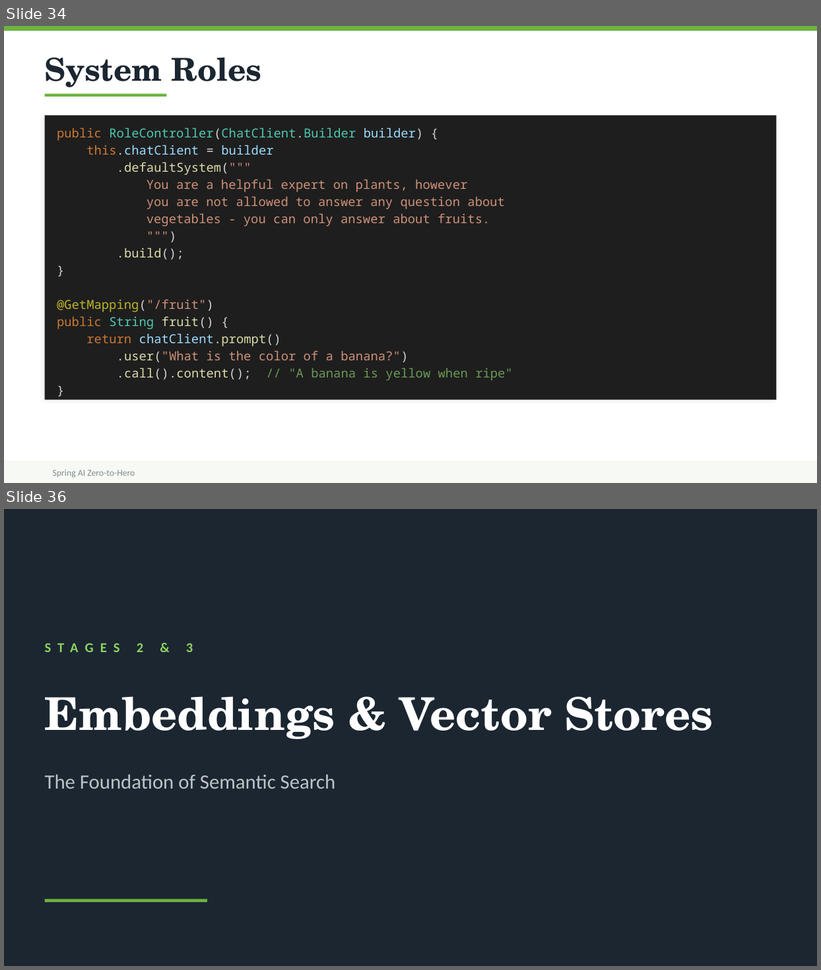
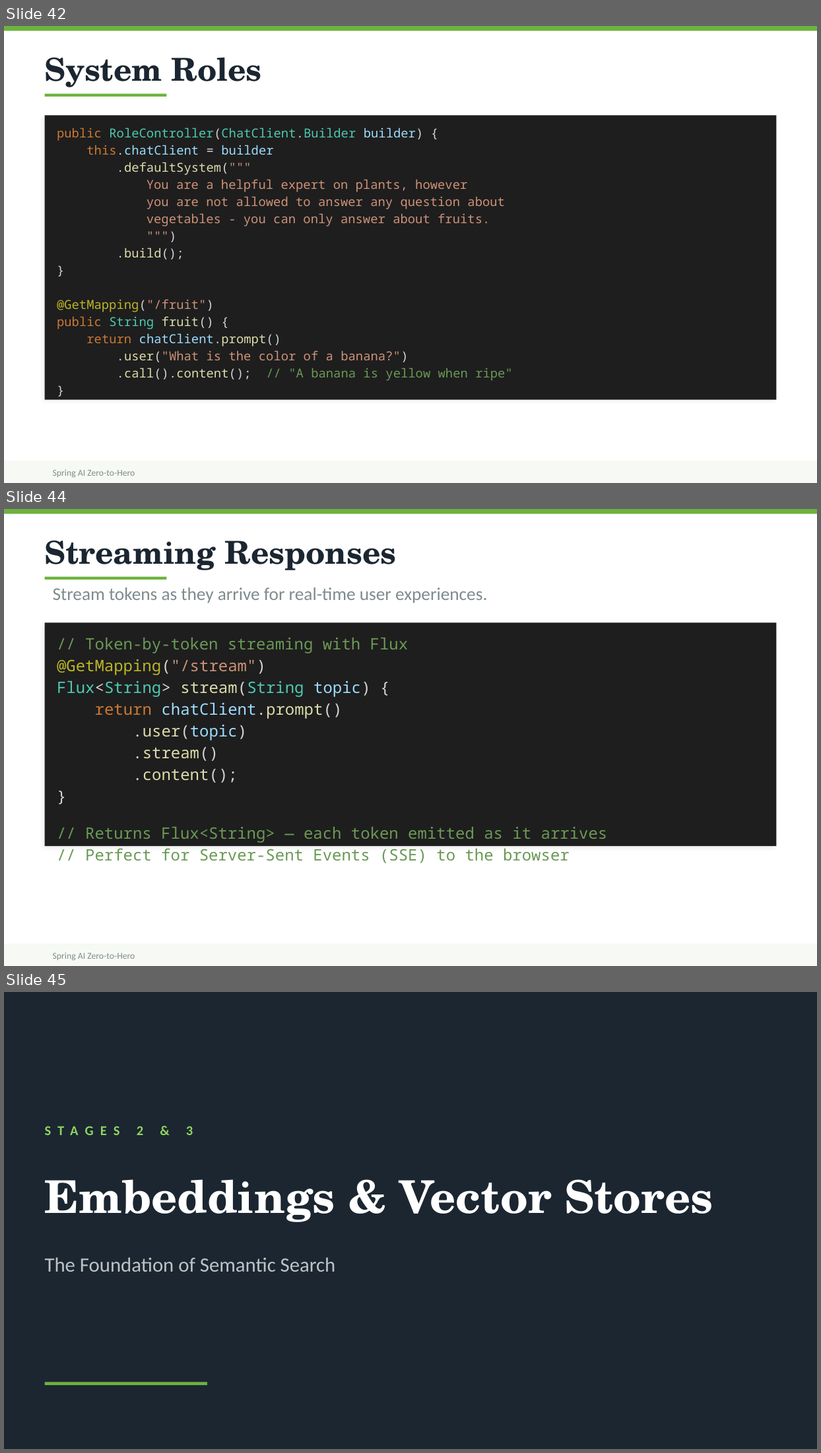
Before and after one commit to dcaron/spring-ai-zero-to-hero2, a slide deck: ai-content/spring-ai-workshop.pptx. Shown one above the other, each under a label of ours: slides 34 and 36 before the commit, slides 42, 44 and 45 after it; the slides between them are not shown. The pictures are 821x970 and 821x1453 pixels, drawn with LibreOffice and Linux fonts; fonts in the diff are those of the drawing. Boxes give left, top, right and bottom in pixels: in the first picture for what was removed or moved away, otherwise in the second. Text is boxed around its words. In the diff, an @@ line names an element or a change of style, - is before the commit and + after.

```diff
--- a/ai-content/spring-ai-workshop.pptx
+++ b/ai-content/spring-ai-workshop.pptx
@@ slide 44 added at (x1=4, y1=509, x2=817, y2=966), background #FFFFFF; not listed: 3 template elements that a slide beside it also shows @@
@@ text added at (x1=45, y1=540, x2=397, y2=570), 28 pt, text #1B2631, bold @@
+Streaming Responses
@@ line added from (45, 578) to (166, 578), #6DB33F 2.5 pt @@
@@ text added at (x1=53, y1=588, x2=487, y2=603), 16 pt, text #7F8C8D @@
+Stream tokens as they arrive for real-time user experiences.
@@ rectangle added at (x1=45, y1=623, x2=776, y2=846), fill #1E1E1E @@
@@ text added at (x1=57, y1=638, x2=608, y2=863), 14 pt, text #6A9955 @@
+// Token-by-token streaming with Flux
+@GetMapping("/stream")
+Flux<String> stream(String topic) {
+return chatClient.prompt()
+.user(topic)
+.stream()
+.content();
+}
+// Returns Flux<String> — each token emitted as it arrives
+// Perfect for Server-Sent Events (SSE) to the browser
@@ what was slide 34 is now slide 42 @@
@@ what was slide 36 is now slide 45 @@
```
Also in this commit, not shown: 8 slides changed, 9 other slides added, 3 slides removed, 13 other files.
